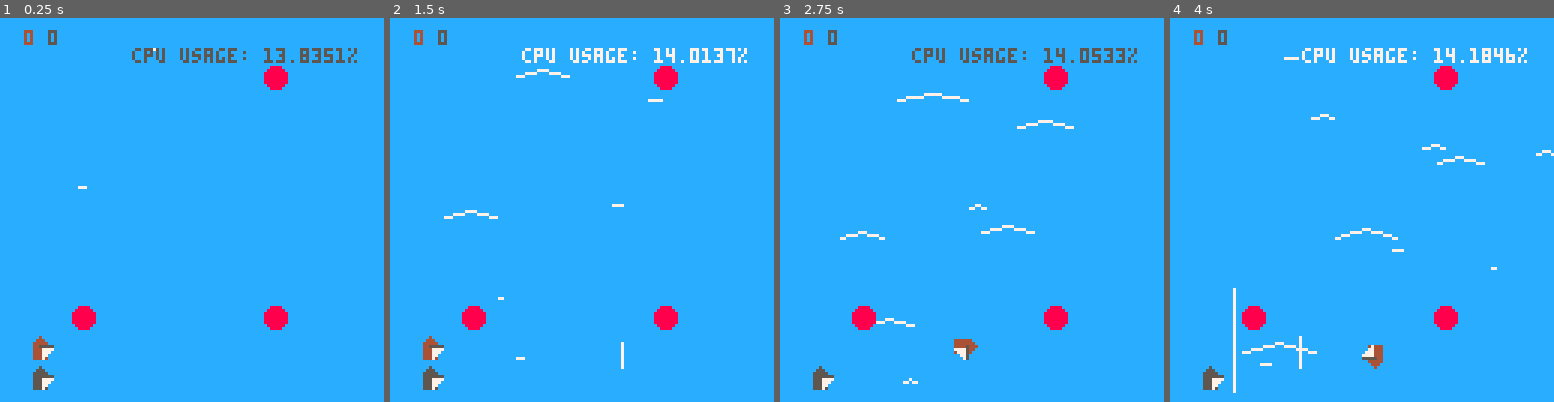
Above: before the commit, frames 1-4 (left to right).
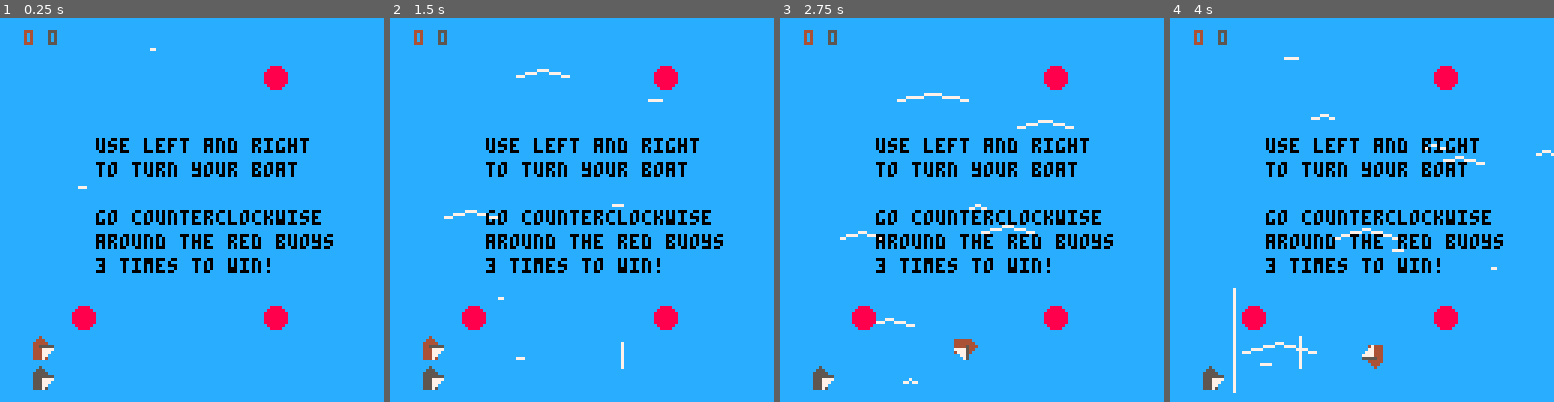
Above: after the commit, the same moments.

Repository: frojo/pico8
Game: PICO-8 cartridge carts/sail.p8
Two runs of this game, one before a commit and one after it. Both use one fixed random seed, a clock stepped at 60 frames per second and the inputs below.
Inputs:
- Up to frame 1 (0.25 s): no input
- Up to frame 2 (1.5 s): tap X (X key) at 0.33, 1.07 s; tap O (Z key) at 0.7 s
- Up to frame 3 (2.75 s): hold Right 1.6-2.1 s; tap O (Z key) at 1.7, 2.1, 2.5 s; tap X (X key) at 1.85 s; hold Up 2.15-2.42 s; hold Right from 2.47 s (still down)
- Up to frame 4 (4 s): tap O (Z key) at 2.9, 3.3, 3.7 s; tap X (X key) at 2.97 s; release Right at 3.03 s; hold Left 3.08-3.58 s; hold Down 3.63-3.97 s

The runs differ from the first frame. In frame 1, 5.3% of the frame differs, in the area x 25-93%, y 7-67%; in frame 2, 5.3%; in frame 3, 5.3%; in frame 4, 5.3%.

Commit message:
print some instructions in beginning

Diff:
--- a/carts/sail.p8
+++ b/carts/sail.p8
@@ -4,7 +4,7 @@
 
 
 function _init()
-	debug = true
+	debug = false
 
 	-- bookkeeping vars for racing
 	race_region0_spr_flag = 1
@@ -68,9 +68,15 @@
 	if (gameover) then
 		print("player "..tostr(winner.num).." wins!", 32, 64, winner.color)
 		print("(ctrl-r to restart)", 24, 72, winner.color)
-
-	end
-
+	end
+	if t < 300 then -- show for 10 seconds
+		print("use left and right", 32, 40, 0)
+		print("to turn your boat", 32, 48, 0)
+
+		print("go counterclockwise", 32, 64, 0)
+		print("around the red buoys", 32, 72, 0)
+		print("3 times to win!", 32, 80, 0)
+	end
 
 
 	if debug then
